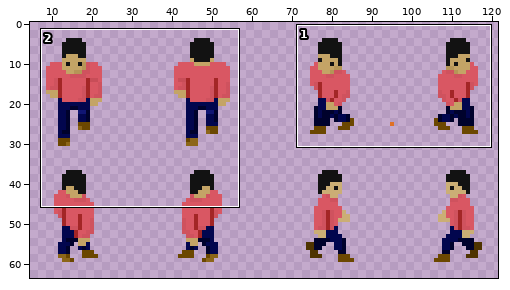
Sprite sheet -- Assets/Sprites/player-spritesheet_new3.png. Above, an overview of the earlier version with the close-up marked.
Close-up. Old version:
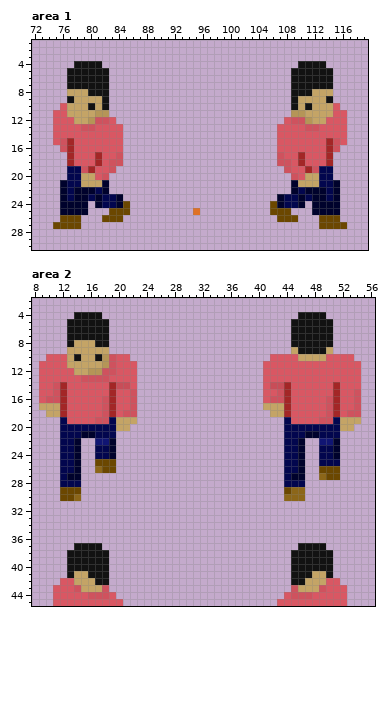
The file is 128x64 pixels. Shown: area 1: x 72..119, y 1..30; area 2: x 8..56, y 2..45. The wide view leaves out empty margins.
Once edited:
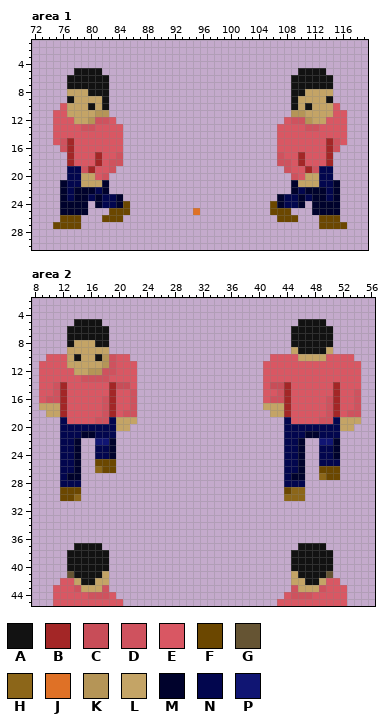
Palette (. is transparent): A #121212  B #a32626  C #c84d58  D #cf525e  E #d95763  F #6b4700  G #655433  H #8c6619  J #df7126  K #b59557  L #c4a466  M #00022c  N #02064e  P #101573
The author wrote: made player animation more consistent
Difference:
Area 1:
y 4: x 78..81 AAAA -> ....; x 110..113 AAAA -> ....
y 5: x 77 A -> .; x 82 A -> .; x 109 A -> .; x 114 A -> .
y 8: x 111 A -> L
Area 2:
y 4: x 14..17 AAAA -> ....; x 46..49 AAAA -> ....
y 5: x 13 A -> .; x 18 A -> .; x 45 A -> .; x 50 A -> .
y 41: x 13..15 ALL -> GAA; x 18 A -> L; x 45 A -> L; x 48..50 LLA -> AAG
y 42: x 15..18 LLAA -> AALL; x 45..48 AALL -> LLAA
Changed places in both close-ups, as pixel boxes (x1, y1, x2, y2):
erased: (67, 61, 109, 75)
changed: (291, 61, 333, 96)
erased: (67, 312, 109, 326)
erased: (291, 312, 333, 326)
changed: (67, 571, 109, 585)
changed: (291, 571, 333, 585)
